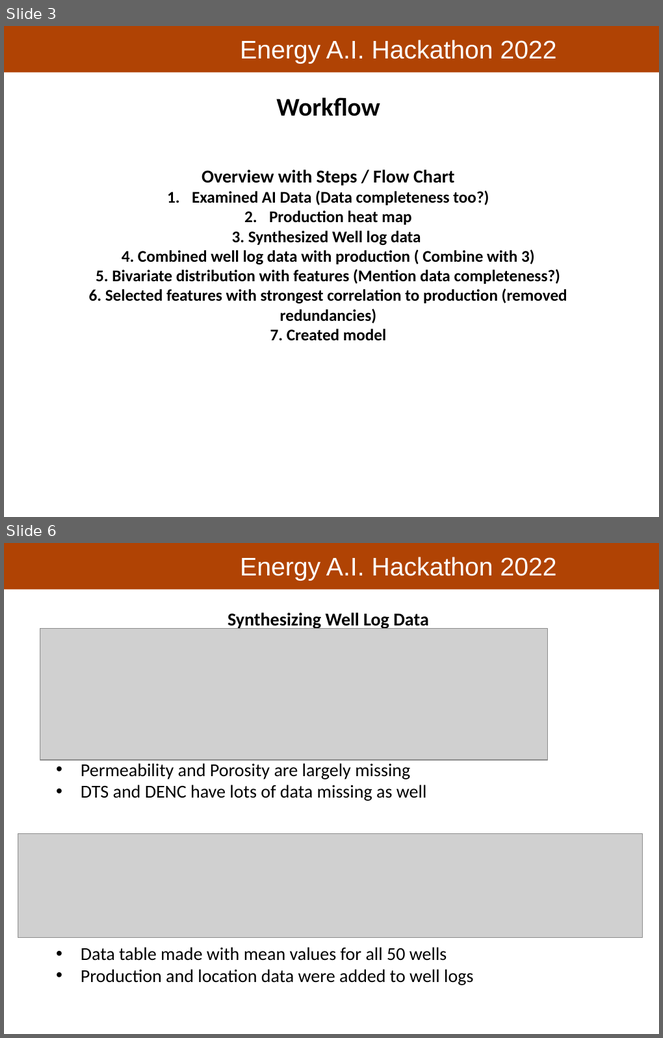
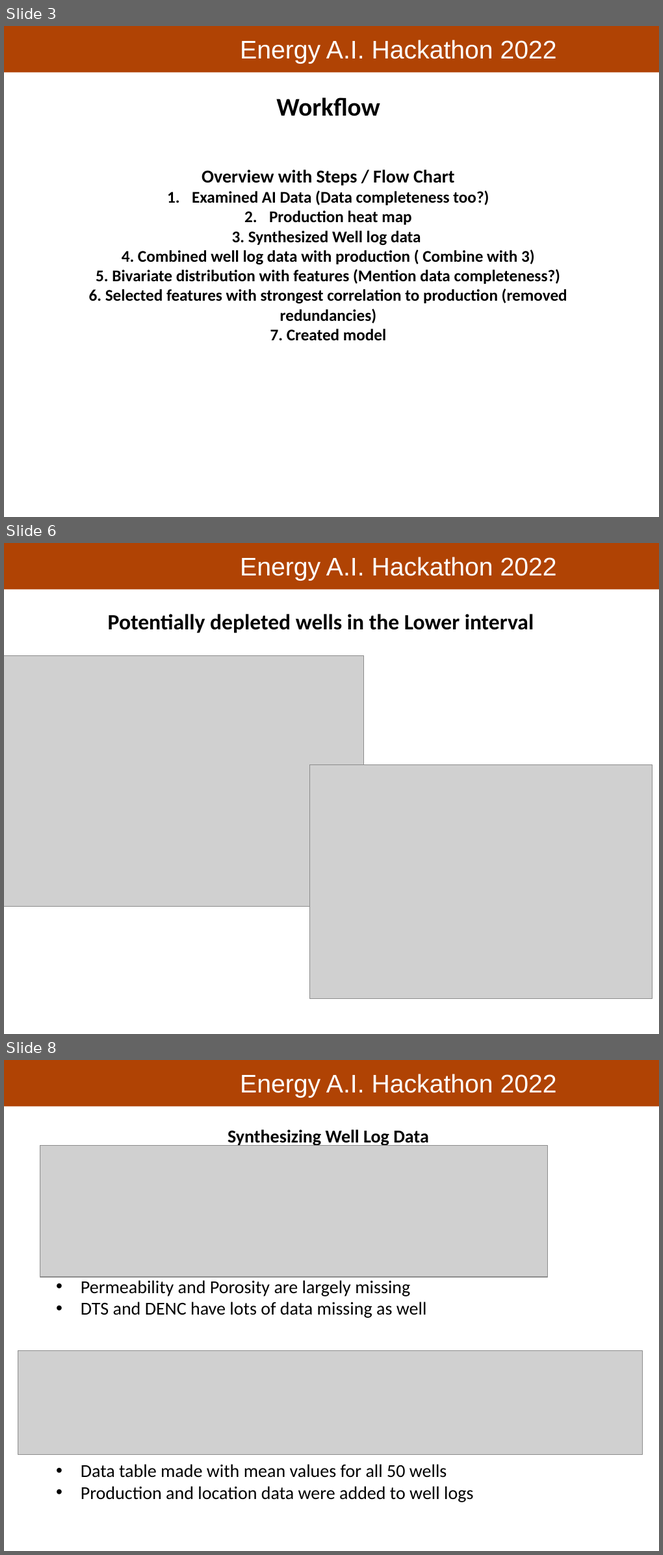
Before and after one commit to PGEHackathon/Longhorn_Energy_Club, a slide deck: Longhorn_Energy_Club_Presentation.pptx. Shown one above the other, each under a label of ours: slides 3 and 6 before the commit, slides 3, 6 and 8 after it; the slides between them are not shown. The pictures are 663x1038 and 663x1555 pixels, drawn with LibreOffice and Linux fonts; fonts in the diff are those of the drawing; grey boxes stand for pictures; background and template pictures are left out. Boxes give left, top, right and bottom in pixels: in the first picture for what was removed or moved away, otherwise in the second. Text is boxed around its words. In the diff, an @@ line names an element or a change of style, - is before the commit and + after.

```diff
--- a/Longhorn_Energy_Club_Presentation.pptx
+++ b/Longhorn_Energy_Club_Presentation.pptx
@@ slide 6 added at bbox=[4, 543, 659, 1034], background #FFFFFF; not listed: 2 template elements that a slide beside it also shows @@
@@ text added at bbox=[108, 614, 534, 633], 24 pt, text #000000, bold @@
+Potentially depleted wells in the Lower interval
@@ picture added at bbox=[4, 655, 363, 906] @@
@@ picture added at bbox=[310, 765, 653, 999] @@
@@ what was slide 6 is now slide 8 @@
```
Also in this commit, not shown: 1 slide changed, 2 other slides added, 1 slide removed, 3 other files.
